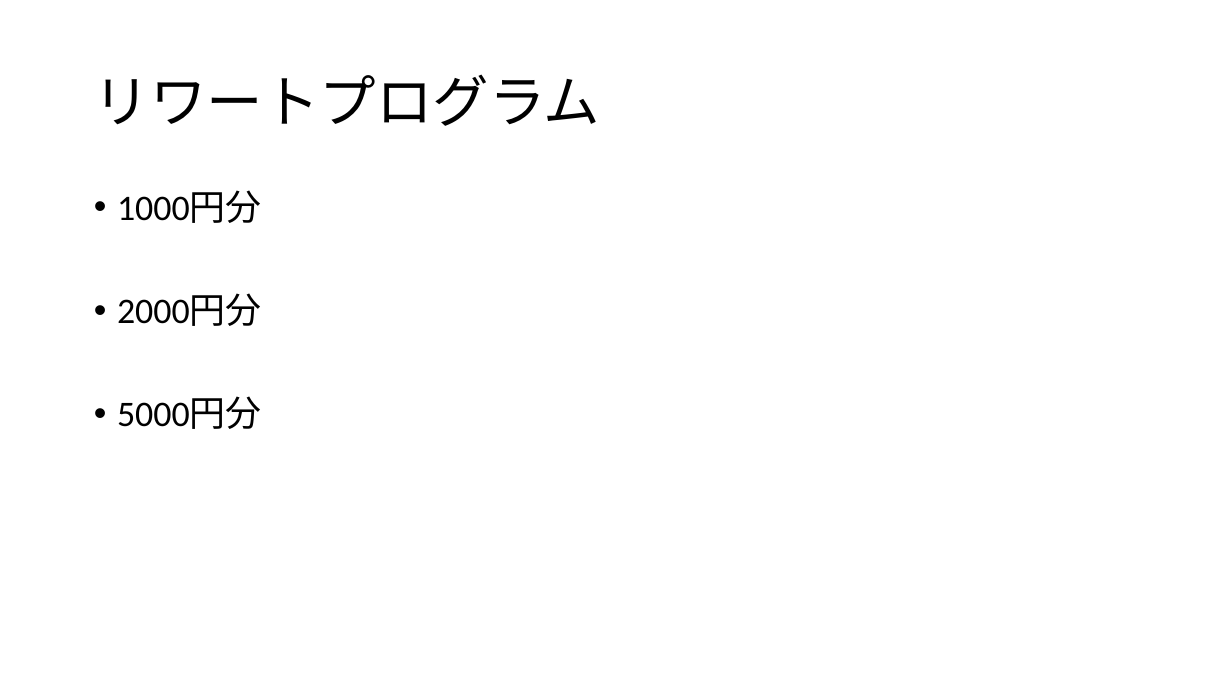
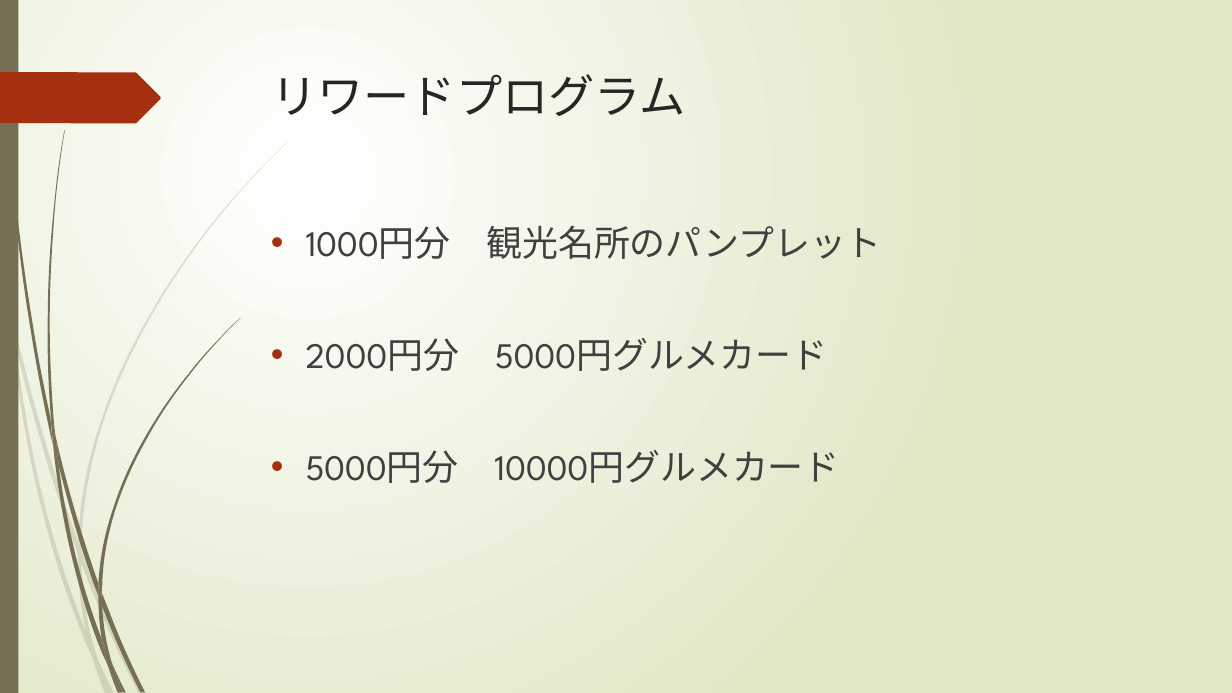
Before and after one commit to katuyou215/it2-class01-idehara, a slide deck: slide 5 of final-katuyou215/観光.pptx. Drawn at 1232x693 pixels with LibreOffice and Linux fonts; fonts in the diff are those of the drawing. Boxes give left, top, right and bottom in pixels: in the first picture for what was removed or moved away, otherwise in the second. Text is boxed around its words. In the diff, an @@ line names an element or a change of style, - is before the commit and + after.

```diff
--- a/final-katuyou215/観光.pptx
+++ b/final-katuyou215/観光.pptx
@@ background #FFFFFF to gradient #FFFFFF to #DFE8C4 @@
@@ rectangle added at (0,0,18,693), fill #766F54 @@
@@ freeform shape added at (0,72,161,123), fill #A53010 @@
@@ title "リワードプログラム" at (271,74,685,116): vertical alignment middle to top @@
@@ title at (271,74,685,116): text changed; size 44 to 36 pt; font Calibri to League Spartan; text colour #000000 to #262626 @@
-リワートプログラム
+リワードプログラム
@@ text at (306,226,881,483): text changed; font Calibri to League Spartan; text colour #000000 to #404040 @@
-• 1000円分
-• 2000円分
-• 5000円分
+• 1000円分 観光名所のパンプレット
+• 2000円分 5000円グルメカード
+• 5000円分 10000円グルメカード
@@ group added at (0,141,288,693): 10 freeform shapes @@
@@ group added at (3,0,240,693): 12 freeform shapes @@
```
Also in this commit, not shown: 4 other slides changed.
